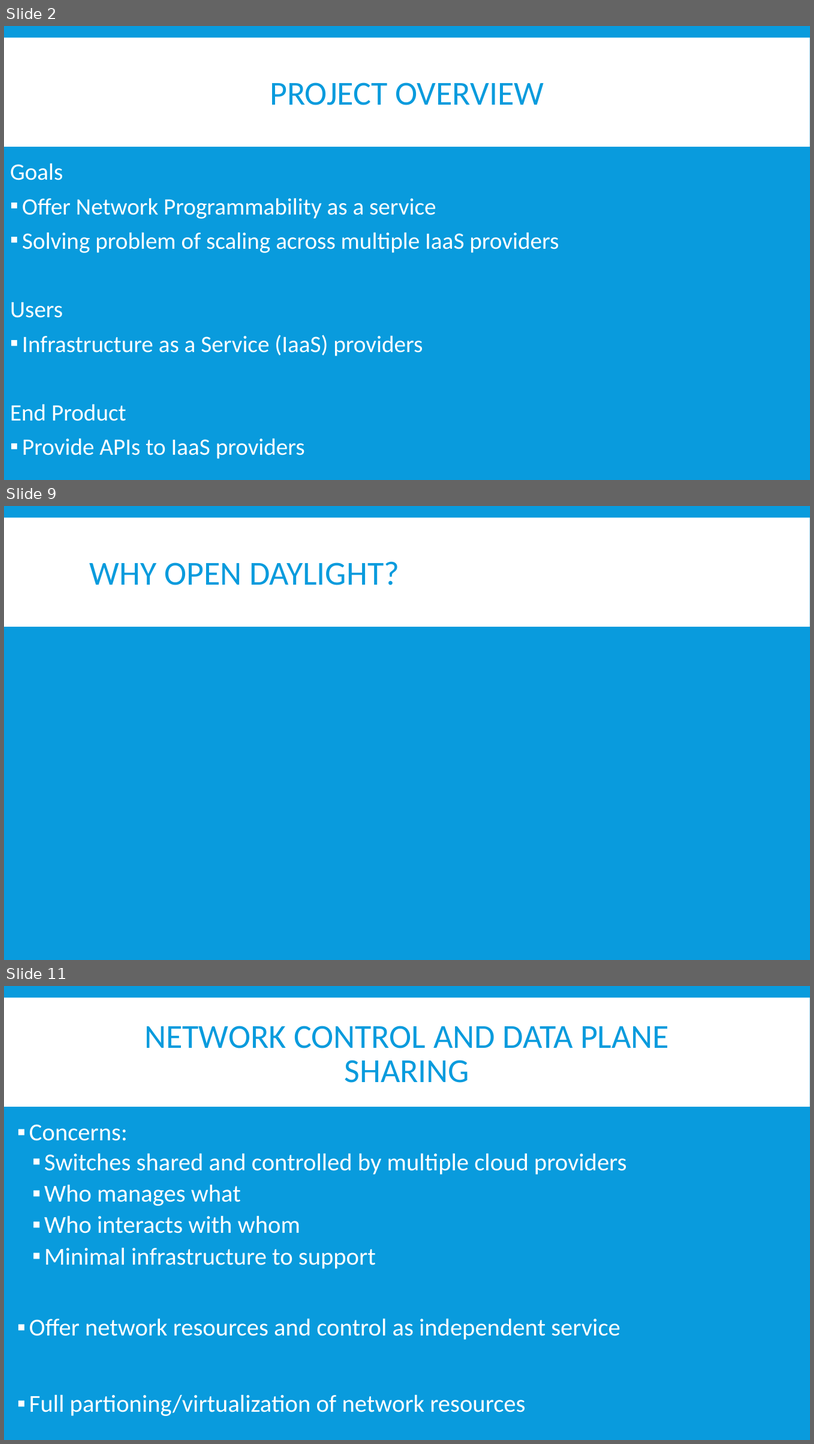
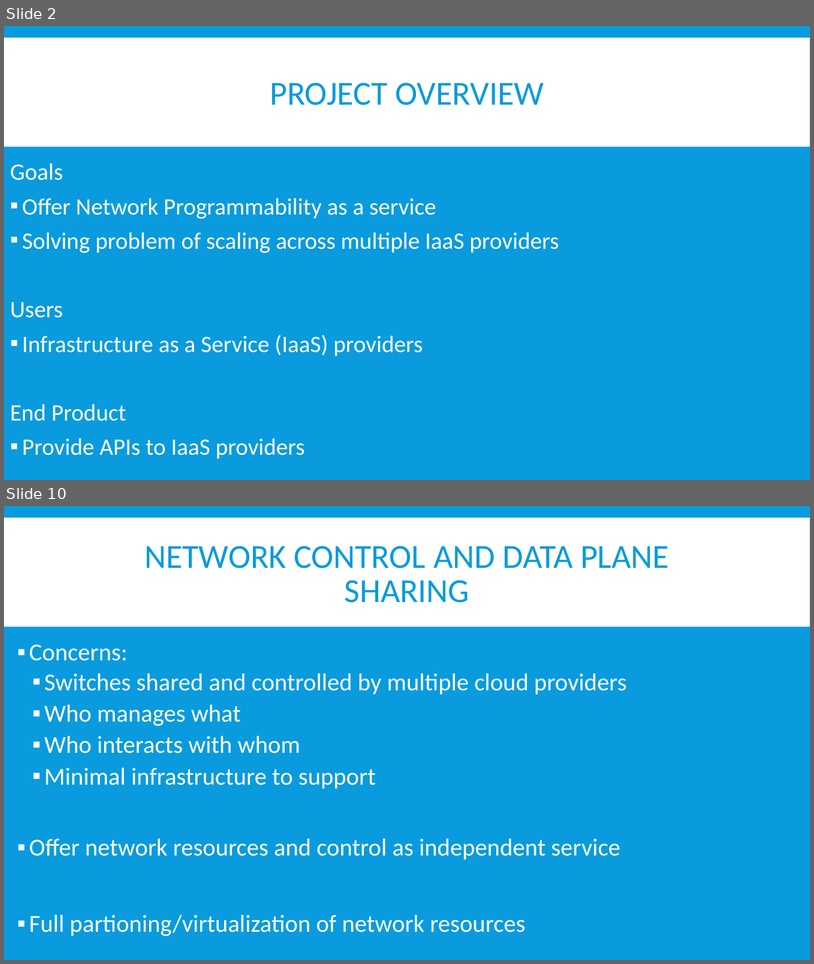
Before and after one commit to BU-NU-CLOUD-SP16/Network-Programmability-as-a-Service, a slide deck: Demo 1.pptx. Shown one above the other, each under a label of ours: slides 2, 9 and 11 before the commit, slides 2 and 10 after it; the slides between them are not shown. The pictures are 814x1444 and 814x964 pixels, drawn with LibreOffice and Linux fonts; fonts in the diff are those of the drawing. Boxes give left, top, right and bottom in pixels: in the first picture for what was removed or moved away, otherwise in the second. Text is boxed around its words. In the diff, an @@ line names an element or a change of style, - is before the commit and + after.

```diff
--- a/Demo 1.pptx
+++ b/Demo 1.pptx
@@ slide 9 removed at (4, 506, 810, 960), background #099BDD; not listed: 1 template element that a slide beside it also shows @@
@@ title removed at (90, 561, 399, 585) @@
-WHY OPEN DAYLIGHT?
@@ what was slide 11 is now slide 10 @@
```
Also in this commit, not shown: 5 slides changed, 4 slides added, 5 other slides removed.
